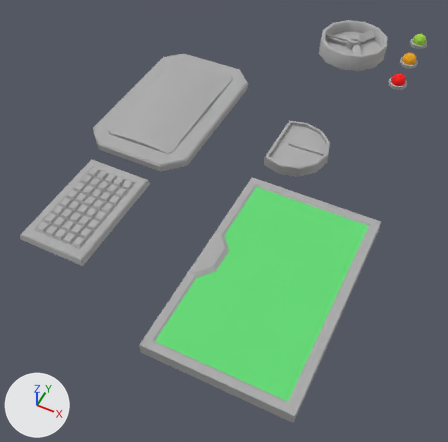
The FBX model Assets/Models/Desk_Instruments.FBX as it was, and as the next commit left it.
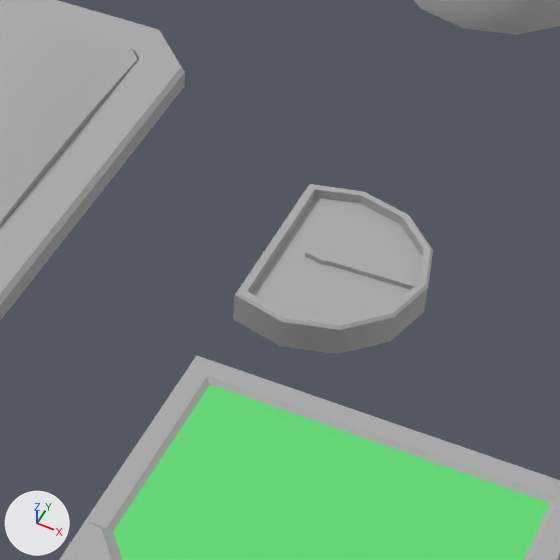
Each version is shown whole from a 50 mm lens placed at (4.886, -4.66, 3.785), pointed at (4.612, -4.111, 3.099), then close up on the part from 42% to 83% of the width and 14% to 55% of the height. Lighting does not change. The marker at lower left points along +X, +Y and +Z. Where no turn or scale is listed for an object, it has been applied to the vertices.

Objects in the first close-up: 'DeskScreen', 'FanHolder', 'Gauge', 'Gauge_arrow', 'Pushpad', 'PushpadOuter'.
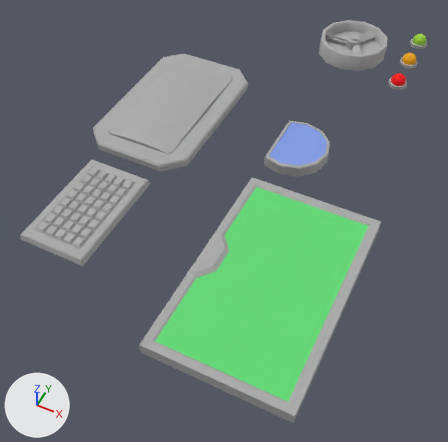
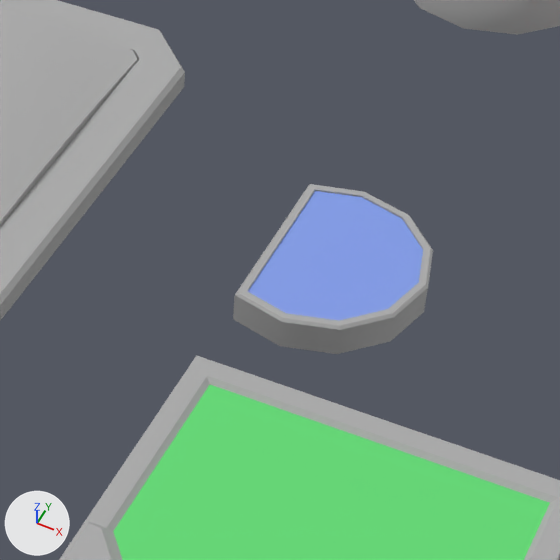
Where the change shows, as pixel boxes [x1, y1, x2, y2] in the close-ups (560 x 560 px):
'Gauge glass', added (blue): after [248, 191, 423, 321]
'Gauge', unchanged, covered by the edit: [233, 184, 433, 354] in both

The change, as a list of edits to the scene's bpy script:
```text
Add mat_01___default:
    mat_01___default = principled_material('01 - Default')
    mat_01___default.base_color = (0.224, 0.333, 0.8)  # blue #829ce7
    mat_01___default.roughness = 0.859
Add me_mesh_003_1:
    me_mesh_003_1.from_pydata([(0.0466, 0.0238, 0.004), (0.0291, 0.0413, 0.004), (0.0053, 0.0477, 0.004), (-0.0172, 0.0419, 0.004), (-0.0172, 0.0263, 0.004), (-0.0172, 0.0, 0.004), (-0.0172, -0.0263, 0.004), (-0.0172, -0.0419, 0.004), (0.0053, -0.0477, 0.004), (0.0291, -0.0413, 0.004), (0.0466, -0.0238, 0.004), (0.0529, 0.0, 0.004)], [], [(1, 10, 11), (11, 0, 1), (2, 9, 10), (10, 1, 2), (3, 8, 9), (9, 2, 3), (6, 7, 8), (5, 6, 8), (4, 5, 8), (3, 4, 8)])
    me_mesh_003_1.materials.append(mat_01___default)  # blue #829ce7
Add ob_gauge_glass:
    ob_gauge_glass = bpy.data.objects.new('Gauge glass', me_mesh_003_1)
    ob_gauge_glass.location = (4.665, -3.9998, 3.1815)
```
